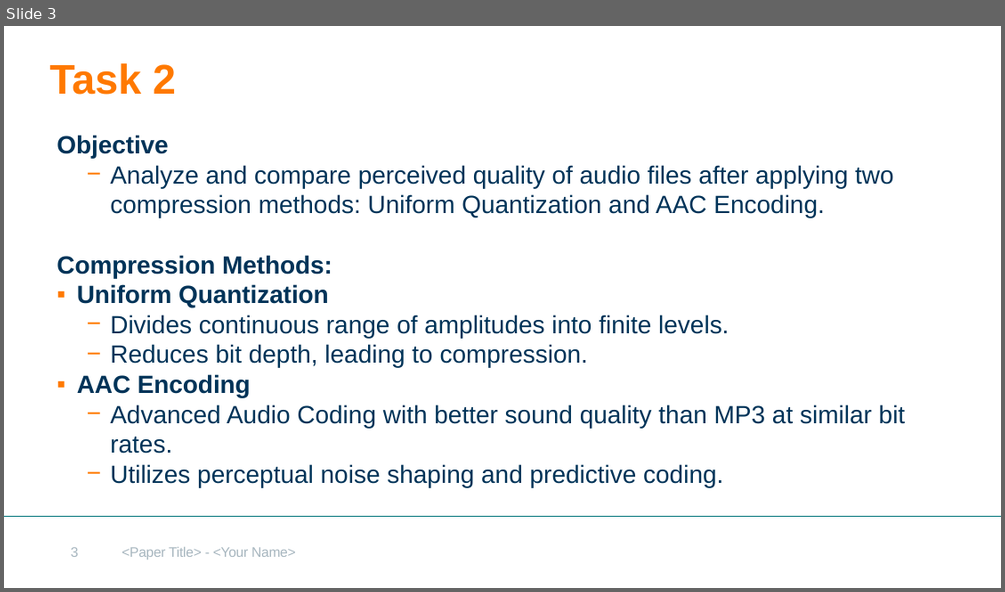
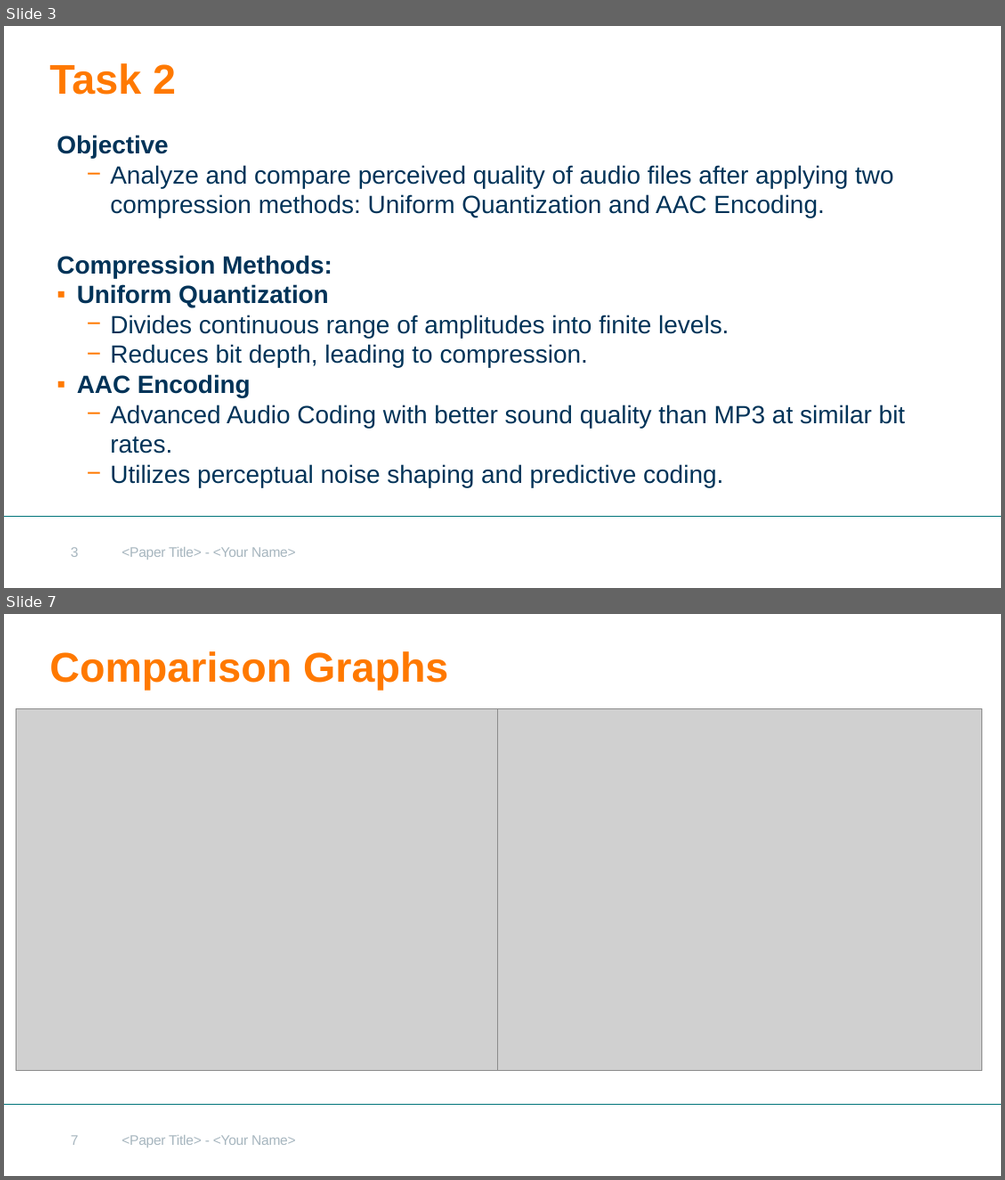
Before and after one commit to javvadasghar/MRSP_Seminar_Project_Group8, a slide deck: Project Presentation.pptx. Shown one above the other, each under a label of ours: slide 3 before the commit, slides 3 and 7 after it; the slides between them are not shown. The pictures are 1005x592 and 1005x1180 pixels, drawn with LibreOffice and Linux fonts; fonts in the diff are those of the drawing; grey boxes stand for pictures; background and template pictures are left out. Boxes give left, top, right and bottom in pixels: in the first picture for what was removed or moved away, otherwise in the second. Text is boxed around its words. In the diff, an @@ line names an element or a change of style, - is before the commit and + after.

```diff
--- a/Project Presentation.pptx
+++ b/Project Presentation.pptx
@@ slide 7 added at box(4, 614, 1001, 1176), background #FFFFFF; not listed: 2 template elements that a slide beside it also shows @@
@@ title added at box(49, 651, 448, 690), 30 pt, text #FF7900, bold @@
+Comparison Graphs
@@ picture added at box(16, 708, 501, 1070) @@
@@ picture added at box(497, 708, 982, 1070) @@
@@ page number added at box(71, 1135, 79, 1144), 10 pt, text #A7B6BF @@
+7
```
Also in this commit, not shown: 1 slide changed, 3 other slides added, 4 slides removed, 1 other file.
